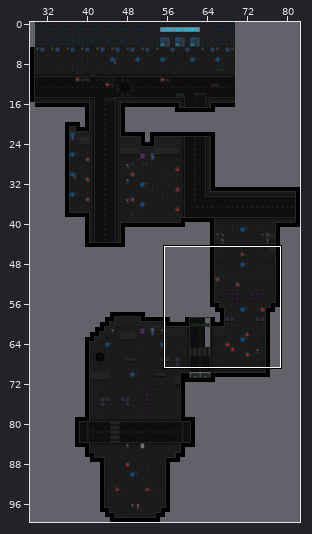
Tiled map, stored at src/ZeroFootprintSociety/Content/Maps2/DarkAlley.tmx. Above: a wide view before the commit, with the close-up outlined.
Close-up. As it was:
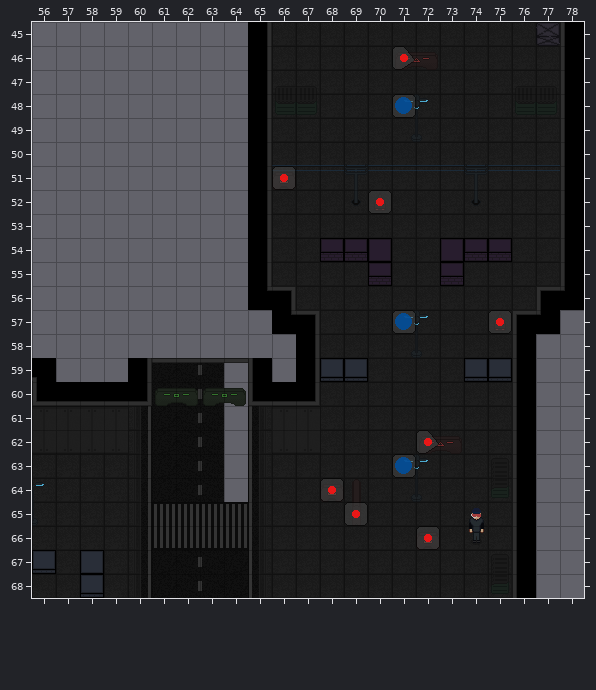
Cells are 24x24 px. Shown: x 56..78, y 45..68. The commit also changed other parts of the map, which this record leaves out.
And afterwards:
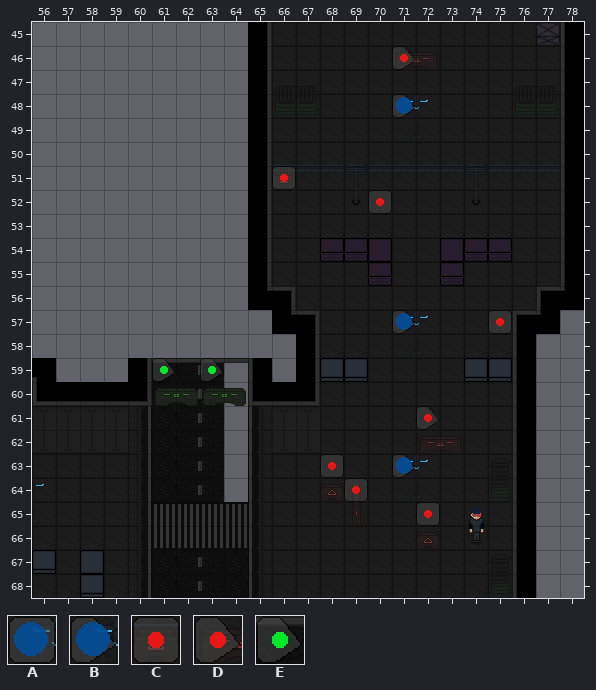
Key: from "PostFX": A 0, B 4, C 9, D 11, E 18.
_ is an empty cell.
See-through tiles are keyed as they look on the map.
The author wrote: Added red and green post fxs
Edits made:
Layer "PostFX1":
y 48: x 71 A -> B
y 57: x 71 A -> B
y 59: x 61 _ -> E; x 63 _ -> E
y 61: x 72 _ -> D
y 62: x 72 D -> _
y 63: x 68 _ -> C; x 71 A -> B
y 64: x 68..69 C_ -> _C
y 65: x 69 C -> _; x 72 _ -> C
y 66: x 72 C -> _
Where, in picture pixels (left, top, right, bottom), the same in both close-ups:
changed: (402, 94, 416, 118)
changed: (402, 310, 416, 334)
added: (152, 358, 174, 382)
added: (200, 358, 223, 382)
changed: (402, 406, 439, 478)
changed: (320, 454, 368, 526)
changed: (416, 502, 440, 550)
